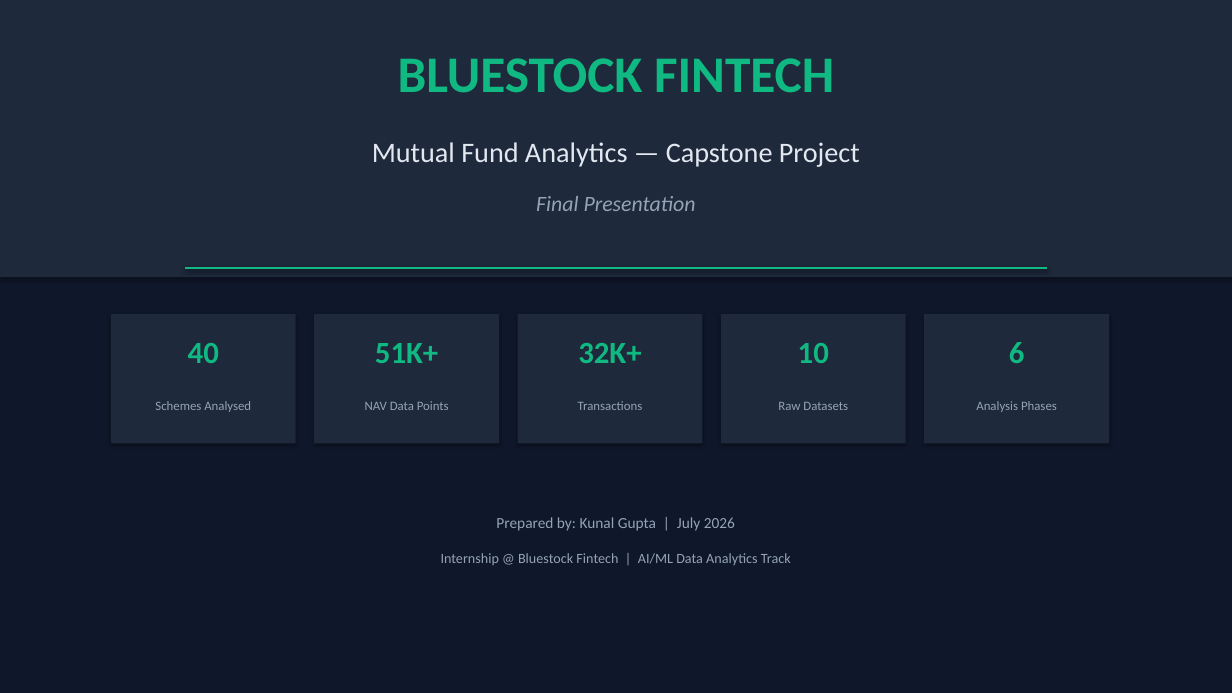
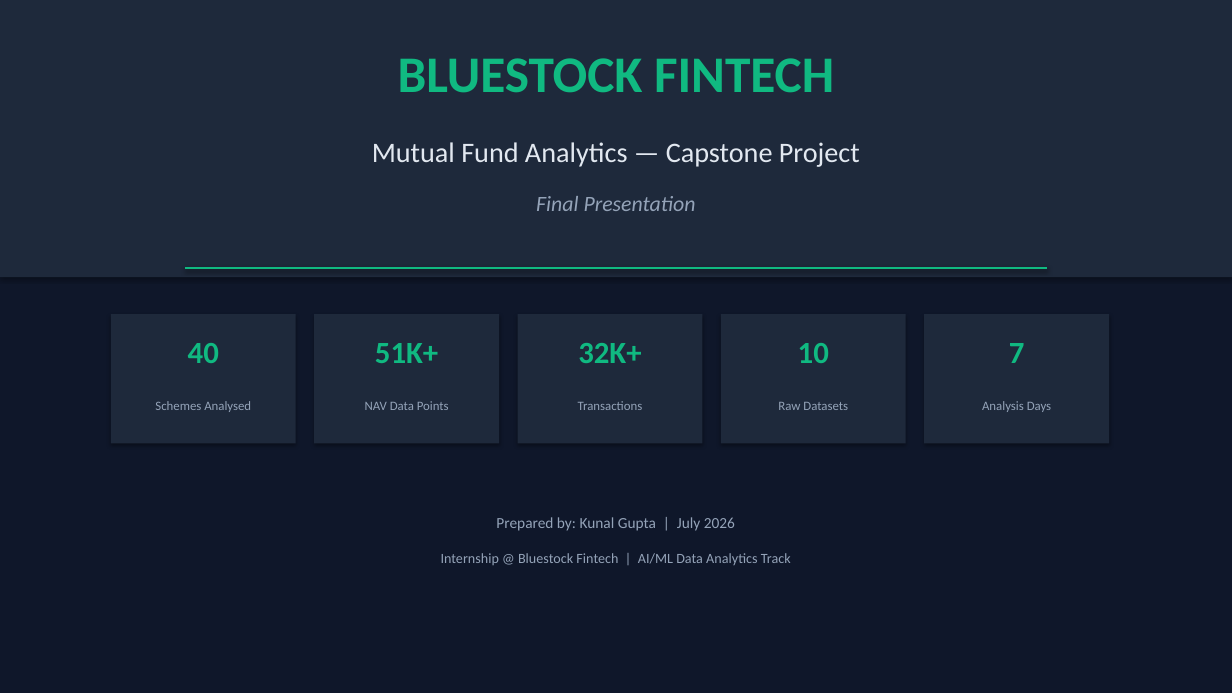
Before and after one commit to KunalGupta28/Capstone-Project-I---Mutual-Fund-Analytics, a slide deck: slide 1 of reports/Presentation.pptx. Drawn at 1232x693 pixels with LibreOffice and Linux fonts; fonts in the diff are those of the drawing. Boxes give left, top, right and bottom in pixels: in the first picture for what was removed or moved away, otherwise in the second. Text is boxed around its words. In the diff, an @@ line names an element or a change of style, - is before the commit and + after.

```diff
--- a/reports/Presentation.pptx
+++ b/reports/Presentation.pptx
@@ text at (1009, 343, 1025, 363): text changed @@
-6
+7
@@ text at (982, 401, 1051, 412): text changed @@
-Analysis Phases
+Analysis Days
```
Also in this commit, not shown: 4 other slides changed, 4 slides added, 1 slide removed, 22 other files.
